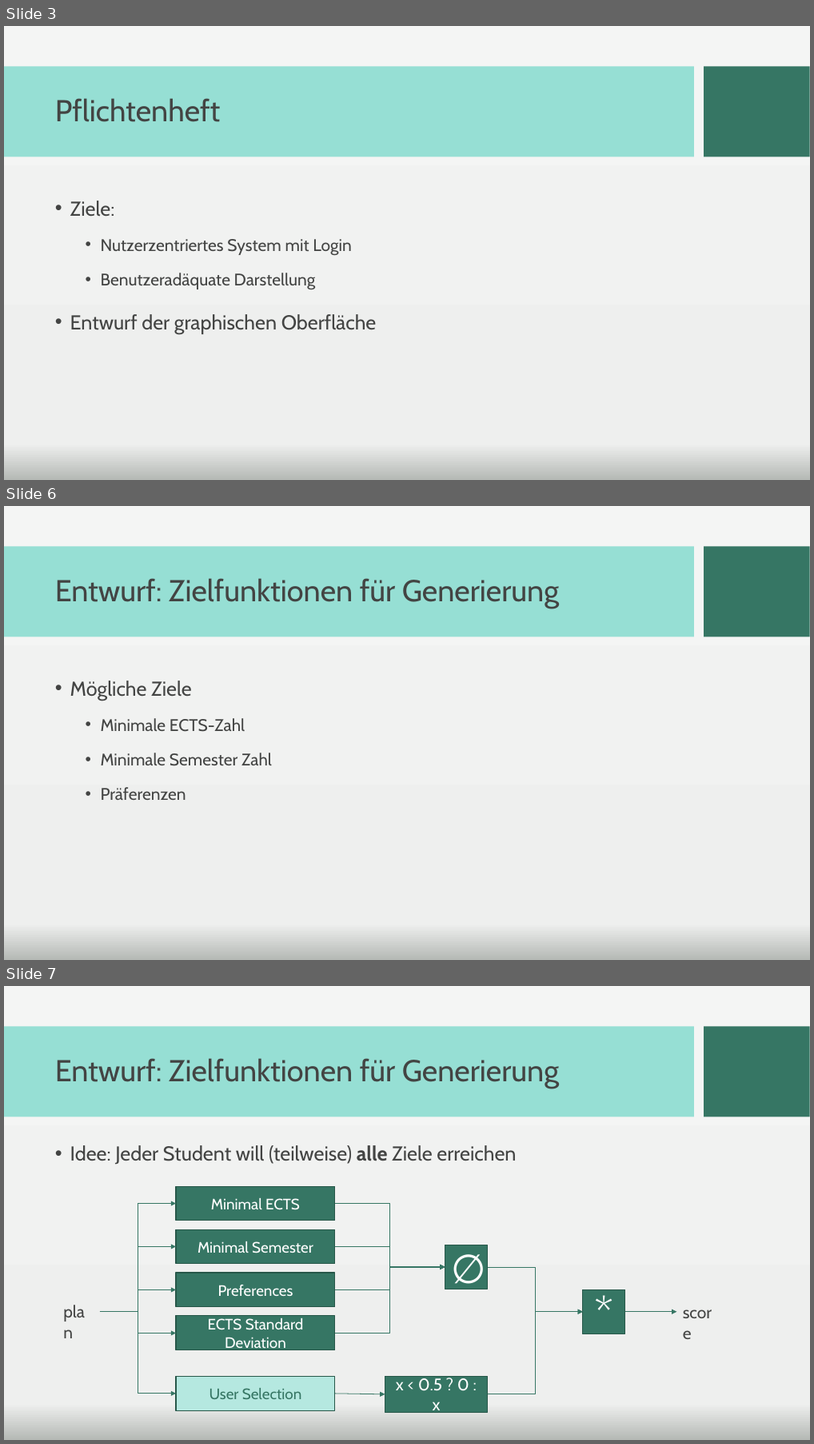
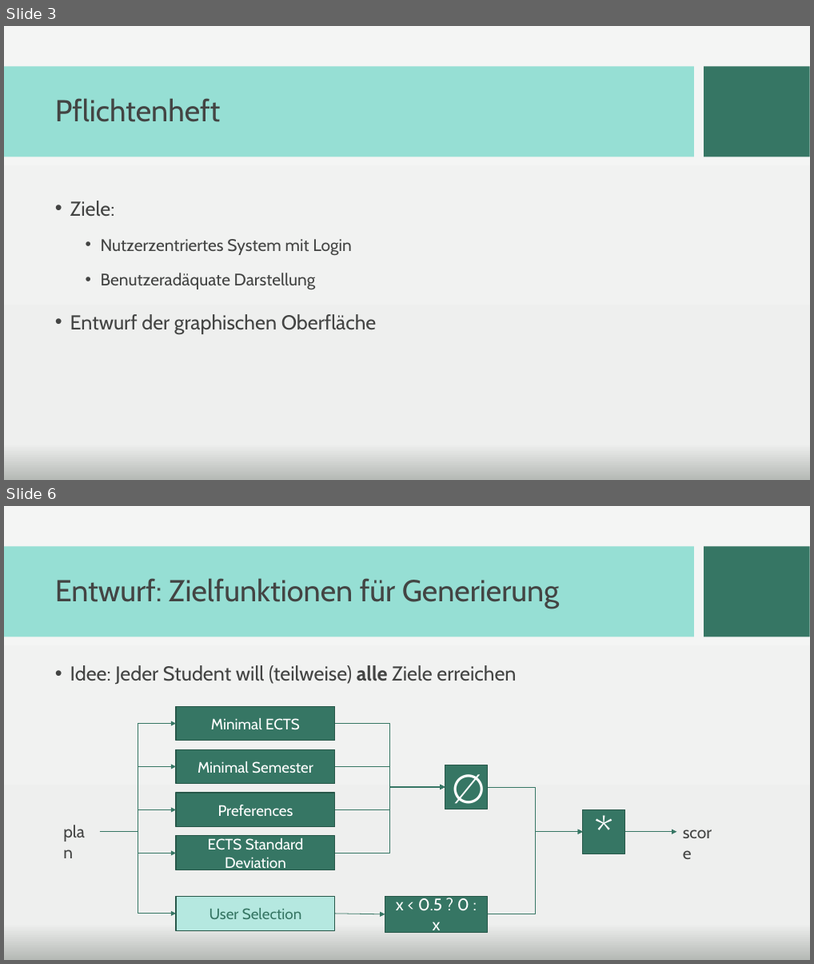
Before and after one commit to PSE-WS1617-IPD-Workflow/PSE_WS1617_IPD_Boehm_Studienplan, a slide deck: Abschlusspräsentation/Praesentation_newdesign.pptx. Shown one above the other, each under a label of ours: slides 3, 6 and 7 before the commit, slides 3 and 6 after it; the slides between them are not shown. The pictures are 814x1444 and 814x964 pixels, drawn with LibreOffice and Linux fonts; fonts in the diff are those of the drawing; background and template pictures are left out. Boxes give left, top, right and bottom in pixels: in the first picture for what was removed or moved away, otherwise in the second. Text is boxed around its words. In the diff, an @@ line names an element or a change of style, - is before the commit and + after.

```diff
--- a/Abschlusspräsentation/Praesentation_newdesign.pptx
+++ b/Abschlusspräsentation/Praesentation_newdesign.pptx
@@ slide 6 removed at bbox=[4, 506, 810, 960], background picture (left out); not listed: 2 template elements that a slide beside it also shows @@
@@ title removed at bbox=[55, 578, 559, 608] @@
-Entwurf: Zielfunktionen für Generierung
@@ text removed at bbox=[70, 680, 272, 800] @@
-• Mögliche Ziele
-  • Minimale ECTS-Zahl
-  • Minimale Semester Zahl
-  • Präferenzen
@@ what was slide 7 is now slide 6 @@
```
Also in this commit, not shown: 4 slides changed, 1 slide added, 1 other slide removed.
